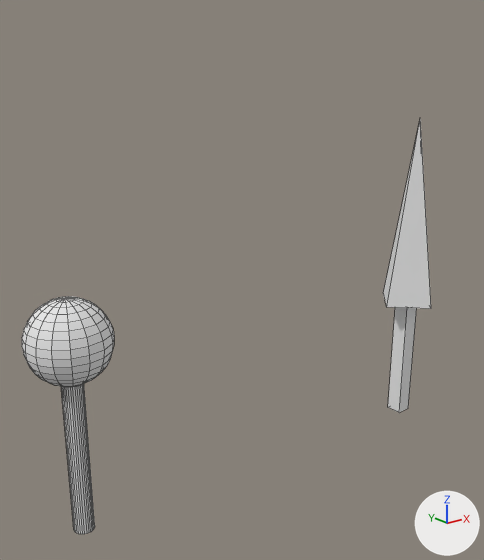
The Blender file dae/land-set-one/land-set-1a.blend as it was, and as the next commit left it.
One viewpoint serves both versions: a 50 mm camera at (-8.83, -6.61, 3.39) aimed at (-3.33, 0.26, 0.64). Lighting does not change. The marker at lower right points along +X, +Y and +Z. Mesh edges are drawn as thin lines.

In view in the first picture: 'tree-1', 'tree-2'.
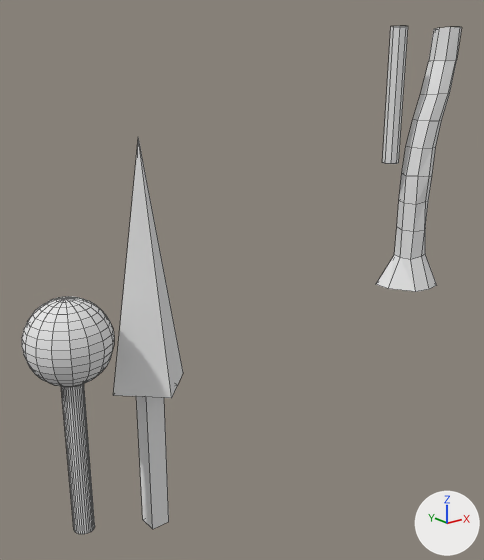
Commit message: started tree-3

Where the change shows, as pixel boxes (x1, y1, x2, y2) in the pictures (484 x 560 px):
'tree-2', moved: before (383, 119, 431, 412); after (113, 137, 183, 529)
'tree-3', added: after (376, 26, 462, 292)

The change, as a diff of the scene's bpy script:
```diff
--- a/dae/land-set-one/land-set-1a.blend.py
+++ b/dae/land-set-one/land-set-1a.blend.py
@@ me_tree3_geo @@
+me_tree3_geo.from_pydata(...)  # 96 vertices, 84 faces; spans x -0.12..1.09, y -0.63..0.3, z -3.0..1.01
@@ ob_tree_2 @@
 ob_tree_2 = bpy.data.objects.new('tree-2', me_tree2_geo)
-ob_tree_2.location = (0.0, 0.0, 0.0)
+ob_tree_2.location = (-5.0, 0.0, 0.0)
@@ ob_tree_3 @@
+ob_tree_3 = bpy.data.objects.new('tree-3', me_tree3_geo)
+ob_tree_3.location = (-0.4, 0.2, 3.0)
```
